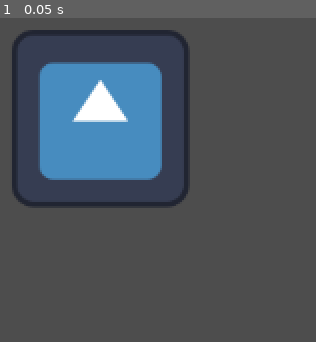
Above: before the commit, frame 1.
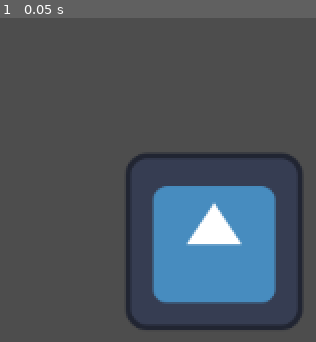
Above: after the commit, the same moment.

Repository: camilla1323/rocket-simulator
Game: Godot game, scene res://icon.tscn
Two runs of this game, one before a commit and one after it. Both use one fixed random seed, a clock stepped at 60 frames per second and the inputs below. The engine's default icon, where the game draws it, is replaced by a stand-in: a white triangle on a blue panel in a dark square.
Inputs:
- Up to frame 1 (0.05 s): no input

The runs differ from the first frame. In frame 1, 35% of the frame differs, in the area x 3-96%, y 3-97%.

Commit message:
ja

Diff:
--- a/icon.tscn
+++ b/icon.tscn
@@ -3,5 +3,5 @@
 [ext_resource type="Texture2D" uid="uid://bcebwxejqimb5" path="res://icon.svg" id="1_3y4pi"]
 
 [node name="Icon" type="Sprite2D"]
-position = Vector2(156, 237)
+position = Vector2(238, 326)
 texture = ExtResource("1_3y4pi")
